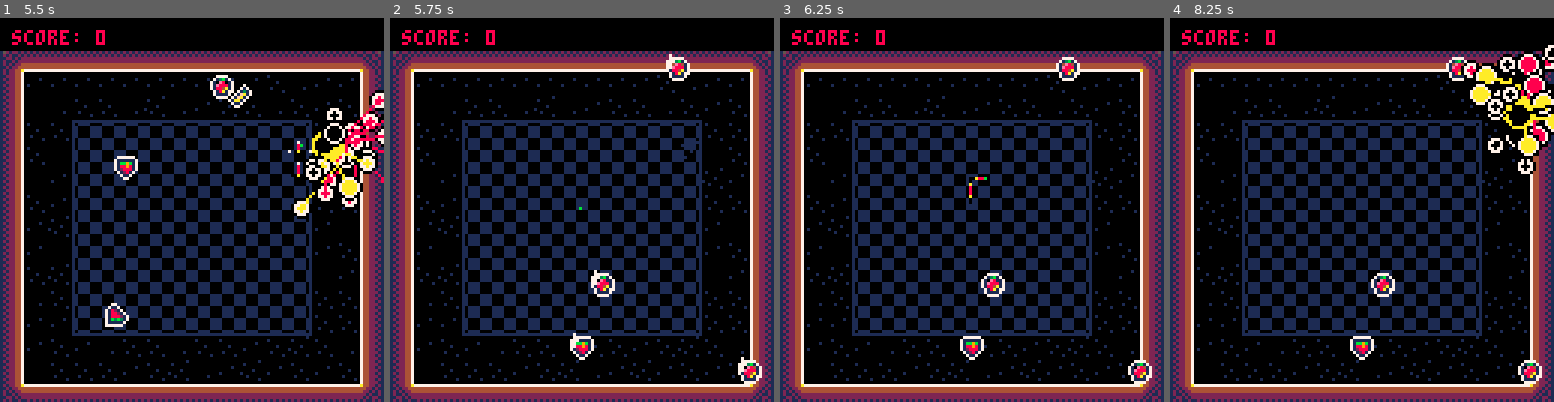
Above: before the commit, frames 1-4 (left to right).
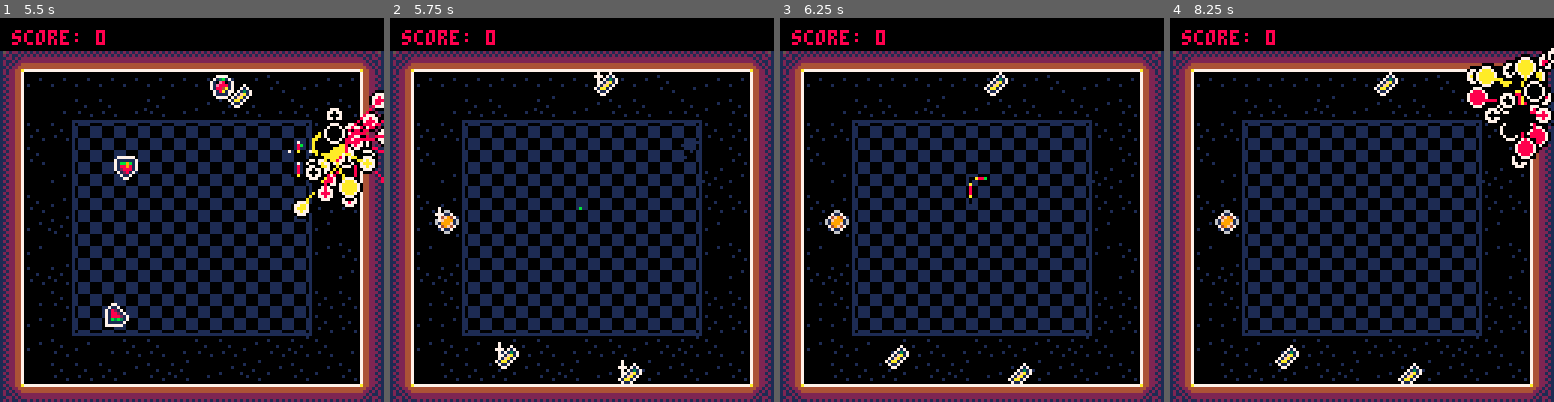
Above: after the commit, the same moments.

Repository: tmelot2/pico-8
Game: PICO-8 cartridge snekdash.p8
Two runs of this game, one before a commit and one after it. Both use one fixed random seed, a clock stepped at 60 frames per second and the inputs below.
Inputs:
- Up to frame 1 (5.5 s): tap X (X key) at 0.33, 1.07, 1.85, 2.97, 4.08, 5.2 s; tap O (Z key) at 0.7, 1.7, 2.1, 2.5, 2.9, 3.3, 3.7, 4.1, 4.5, 4.9, 5.3 s; hold Right 1.6-2.1 s; hold Up 2.15-2.42 s; hold Right 2.47-3.03 s; hold Left 3.08-3.58 s; hold Down 3.63-3.97 s; hold Right 4.02-4.68 s; hold Up 4.73-5.03 s; hold Left from 5.08 s (still down)
- Up to frame 2 (5.75 s): release Left at 5.68 s; tap O (Z key) at 5.7 s; hold Down from 5.73 s (still down)
- Up to frame 3 (6.25 s): release Down at 6.03 s; hold Right from 6.08 s (still down); tap O (Z key) at 6.1 s
- Up to frame 4 (8.25 s): tap X (X key) at 6.32, 7.43 s; tap O (Z key) every 0.4 s from 6.5 to 8.1 s; release Right at 6.58 s; hold Right 6.63-7.13 s; hold Up 7.18-7.45 s; hold Right 7.5-8.07 s; hold Left from 8.12 s (still down)

Frame 1 is identical in both runs. In frame 2, 2.2% of the frame differs, in the area x 11-97%, y 9-96%; in frame 3, 2.0%; in frame 4, 4.9%, in the area x 11-100%, y 7-96%.

Commit message:
Improve high score screen experience, fix new map dimensions

Diff:
--- a/snekdash.p8
+++ b/snekdash.p8
@@ -72,13 +72,13 @@
 -- levels
 levels={
   [1]={ name='classic', mx=48, my=0},
-  [2]={ name='duel', mx=0, my=0 },
+  [2]={ name='dual', mx=0, my=0 },
   [3]={ name='split', mx=32, my=0 },
   [4]={ name='scatter', mx=16, my=0 },
   [5]={ name='x', mx=64, my=0 },
   [6]={ name='segments', mx=80, my=0 },
   [7]={ name='the wall', mx=96, my=0 },
-  [8]={ name='something', mx=0, my=15 }
+  [8]={ name='layers', mx=0, my=15 }
 }
 curLevel=1
 
@@ -865,8 +865,20 @@
   high_scores=read_scores(curLevel)
 
   stars={}
-  for i=1,20 do
-    add(stars,{x=frnd(100),y=frnd(100),s=1+frnd(3)})
+  for i=1,25 do
+    star={x=frnd(100),y=frnd(106),s=1+frnd(3)}
+    if frnd(40)==0 then
+      star.c=12
+    elseif frnd(40)==0 then
+      star.c=9
+    else
+      if star.s==3 then
+        star.c=7
+      elseif star.s==2 then
+        star.c=13
+      end
+    end
+    add(stars,star)
   end
 end
 
@@ -878,7 +890,20 @@
     pt=stars[i]
     pt.x-=pt.s
     if pt.x<0 then
-      pt.x=112
+      pt.x=115
+      pt.y=frnd(106)
+      pt.s=1+frnd(3)
+      if frnd(40)==0 then
+        star.c=12
+      elseif frnd(40)==0 then
+        star.c=9
+      else
+        if star.s==3 then
+          star.c=7
+        elseif star.s==2 then
+          star.c=13
+        end
+      end
     end
   end
 
@@ -930,13 +955,7 @@
   -- stars
   clip(12,0,128-11,108)
   for i=1,#stars do
-    c=5
-    if stars[i].s==3 then
-      c=7
-    elseif stars[i].s==2 then
-      c=13
-    end
-    pset(stars[i].x, stars[i].y, c)
+    pset(stars[i].x, stars[i].y, stars[i].c)
   end
   clip()
 
@@ -1459,7 +1478,7 @@
 00111100001111000000000000000000000000000000000000000000000000000000000000000000000000000000000000000000000000000000000000000000
 00111100001111000000000000000000000000000000000000000000000000000000000000000000000000000000000000000000000000000000000000000000
 11000011110000110000000000000000000000000000000000000000000000000000000000000000000000000000000000000000000000000000000000000000
-11000011110000110000000000000000000000000000000000000000000000000000000000000000000000000000000000000000000000000000000000000000
+11008011110080110000000000000000000000000000000000000000000000000000000000000000000000000000000000000000000000000000000000000000
 11000011110000110000000000000000000000000000000000000000000000000000000000000000000000000000000000000000000000000000000000000000
 11000011110000110000000000000000000000000000000000000000000000000000000000000000000000000000000000000000000000000000000000000000
 00111100001111000000000000000000000000000000000000000000000000000000000000000000000000000000000000000000000000000000000000000000
@@ -1467,7 +1486,7 @@
 00000000000000000000000000000000000000000000000000000000000000000000000000000000000000000000000000000000000000000000000000000000
 00000000000000000000000000000000000000000000000000000000000000000000000000000000000000000000000000000000000000000000000000000000
 00000000000000000000000000000000000000000000000000000000000000000000000000000000000000000000000000000000000000000000000000000000
-00000000000000000000000000000000000000000000000000000000000000000000000000000000000000000000000000000000000000000000000000000000
+00008000000000000000000000000000000000000000000000000000000000000000000000000000000000000000000000000000000000000000000000000000
 00000000000000000000000000000000000000000000000000000000000000000000000000000000000000000000000000000000000000000000000000000000
 00000000000000000000000000000000000000000000000000000000000000000000000000000000000000000000000000000000000000000000000000000000
 00000000000000000000000000000000000000000000000000000000000000000000000000000000000000000000000000000000000000000000000000000000
@@ -1475,7 +1494,7 @@
 00000000000000000000000000000000000000000000000000000000000000000000000000000000000000000000000000000000000000000000000000000000
 01000000000000000000000000000000000000000000000000000000000000000000000000000000000000000000000000000000000000000000000000000000
 00000000000000000000000000000000000000000000000000000000000000000000000000000000000000000000000000000000000000000000000000000000
-00001000000000000000000000000000000000000000000000000000000000000000000000000000000000000000000000000000000000000000000000000000
+00081000000000000000000000000000000000000000000000000000000000000000000000000000000000000000000000000000000000000000000000000000
 00000000000000000000000000000000000000000000000000000000000000000000000000000000000000000000000000000000000000000000000000000000
 00100000000000000000000000000000000000000000000000000000000000000000000000000000000000000000000000000000000000000000000000000000
 00000010000000000000000000000000000000000000000000000000000000000000000000000000000000000000000000000000000000000000000000000000
@@ -1483,7 +1502,7 @@
 00000000000000000000000000000000000000000000000000000000000000000000000000000000000000000000000000000000000000000000000000000000
 01000000000000000000000000000000000000000000000000000000000000000000000000000000000000000000000000000000000000000000000000000000
 00000000000000000000000000000000000000000000000000000000000000000000000000000000000000000000000000000000000000000000000000000000
-00001000000000000000000000000000000000000000000000000000000000000000000000000000000000000000000000000000000000000000000000000000
+00081000000000000000000000000000000000000000000000000000000000000000000000000000000000000000000000000000000000000000000000000000
 00000000000000000000000000000000000000000000000000000000000000000000000000000000000000000000000000000000000000000000000000000000
 00100000000000000000000000000000000000000000000000000000000000000000000000000000000000000000000000000000000000000000000000000000
 00000010000000000000000000000000000000000000000000000000000000000000000000000000000000000000000000000000000000000000000000000000
@@ -1637,18 +1656,19 @@
 131e0c0c0c0b0c0a0b0b0a0b0d0b0c14130c0c0c0c0b0c0b0b0c0b0b0c0b0c14131e0c0c0c0b0c0a0b0b0a0b0c000c14131e0c0c0c0b0c0a0d0b0a0b0c0b0c1413360c0c0c0b0c0d0b0b0a0b0c0b3614131e0c0c2a352c0a0b2a352c0c000c14131e0c0c0c0b0c27280b0a0b0c000c1400000000000000000000000000000000
 2523232323232323232323232323232625232323232323232323232323232326252323232323232323232323232323262523232323232323232323232323232625232323232323232323232323232326252323232323232323232323232323262523232323232323232323232323232600000000000000000000000000000000
 1524242424242424242424242424241600000000000000000000000000000000000000000000000000000000000000000000000000000000000000000000000000000000000000000000000000000000000000000000000000000000000000000000000000000000000000000000000000000000000000000000000000000000
-1300000000000000000000000000001400000000000000000000000000000000000000000000000000000000000000000000000000000000000000000000000000000000000000000000000000000000000000000000000000000000000000000000000000000000000000000000000000000000000000000000000000000000
-1300000000000000000000000000001400000000000000000000000000000000000000000000000000000000000000000000000000000000000000000000000000000000000000000000000000000000000000000000000000000000000000000000000000000000000000000000000000000000000000000000000000000000
-1339390039393939393939393939391400000000000000000000000000000000000000000000000000000000000000000000000000000000000000000000000000000000000000000000000000000000000000000000000000000000000000000000000000000000000000000000000000000000000000000000000000000000
-1300000000000000000000000000001400000000000000000000000000000000000000000000000000000000000000000000000000000000000000000000000000000000000000000000000000000000000000000000000000000000000000000000000000000000000000000000000000000000000000000000000000000000
-1300000000000000000000000000001400000000000000000000000000000000000000000000000000000000000000000000000000000000000000000000000000000000000000000000000000000000000000000000000000000000000000000000000000000000000000000000000000000000000000000000000000000000
-1339393939393939393939003939391400000000000000000000000000000000000000000000000000000000000000000000000000000000000000000000000000000000000000000000000000000000000000000000000000000000000000000000000000000000000000000000000000000000000000000000000000000000
 132b2b2b2b2b2b2b2b2b2b2b2b2b2b1400000000000000000000000000000000000000000000000000000000000000000000000000000000000000000000000000000000000000000000000000000000000000000000000000000000000000000000000000000000000000000000000000000000000000000000000000000000
 132b2b2b2b2b2b2b2b2b2b2b2b2b2b1400000000000000000000000000000000000000000000000000000000000000000000000000000000000000000000000000000000000000000000000000000000000000000000000000000000000000000000000000000000000000000000000000000000000000000000000000000000
+132b2b2b2b2b2b2b2b2b2b2b2b2b2b1400000000000000000000000000000000000000000000000000000000000000000000000000000000000000000000000000000000000000000000000000000000000000000000000000000000000000000000000000000000000000000000000000000000000000000000000000000000
+1339390039393939393939393939391400000000000000000000000000000000000000000000000000000000000000000000000000000000000000000000000000000000000000000000000000000000000000000000000000000000000000000000000000000000000000000000000000000000000000000000000000000000
+13000000000d000c000000000d00001400000000000000000000000000000000000000000000000000000000000000000000000000000000000000000000000000000000000000000000000000000000000000000000000000000000000000000000000000000000000000000000000000000000000000000000000000000000
+13000a0000000c00000d0000000a001400000000000000000000000000000000000000000000000000000000000000000000000000000000000000000000000000000000000000000000000000000000000000000000000000000000000000000000000000000000000000000000000000000000000000000000000000000000
+1339393939393939393939003939391400000000000000000000000000000000000000000000000000000000000000000000000000000000000000000000000000000000000000000000000000000000000000000000000000000000000000000000000000000000000000000000000000000000000000000000000000000000
+13000c000000000000000a000000001400000000000000000000000000000000000000000000000000000000000000000000000000000000000000000000000000000000000000000000000000000000000000000000000000000000000000000000000000000000000000000000000000000000000000000000000000000000
+130000000a00000d000000000c000d1400000000000000000000000000000000000000000000000000000000000000000000000000000000000000000000000000000000000000000000000000000000000000000000000000000000000000000000000000000000000000000000000000000000000000000000000000000000
 1339393939390039393939393939001400000000000000000000000000000000000000000000000000000000000000000000000000000000000000000000000000000000000000000000000000000000000000000000000000000000000000000000000000000000000000000000000000000000000000000000000000000000
-132b2b2b2b2b2b2b2b2b2b2b2b2b2b1400000000000000000000000000000000000000000000000000000000000000000000000000000000000000000000000000000000000000000000000000000000000000000000000000000000000000000000000000000000000000000000000000000000000000000000000000000000
 132b2b2b2b2bc02b2b2b2b2b2b2b2b1400000000000000000000000000000000000000000000000000000000000000000000000000000000000000000000000000000000000000000000000000000000000000000000000000000000000000000000000000000000000000000000000000000000000000000000000000000000
 132b2b2b2b2b2b2b2b2b2b2b2b2b2b1400000000000000000000000000000000000000000000000000000000000000000000000000000000000000000000000000000000000000000000000000000000000000000000000000000000000000000000000000000000000000000000000000000000000000000000000000000000
+132b2b2b2b2b2b2b2b2b2b2b2b2b2b1400000000000000000000000000000000000000000000000000000000000000000000000000000000000000000000000000000000000000000000000000000000000000000000000000000000000000000000000000000000000000000000000000000000000000000000000000000000
 2523232323232323232323232323232600000000000000000000000000000000000000000000000000000000000000000000000000000000000000000000000000000000000000000000000000000000000000000000000000000000000000000000000000000000000000000000000000000000000000000000000000000000
 
 
